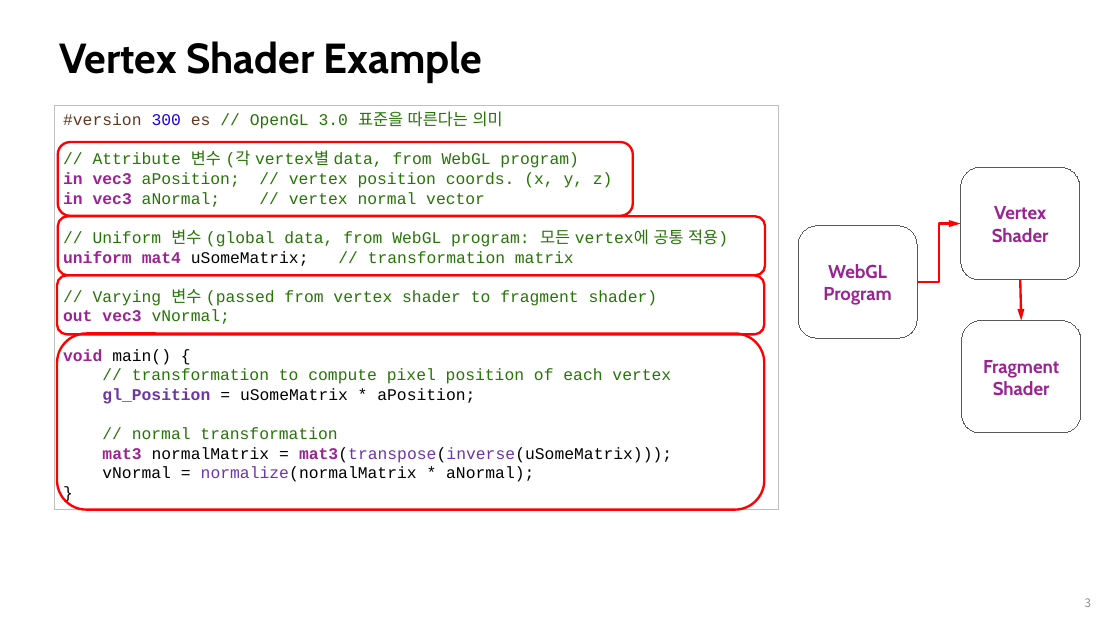
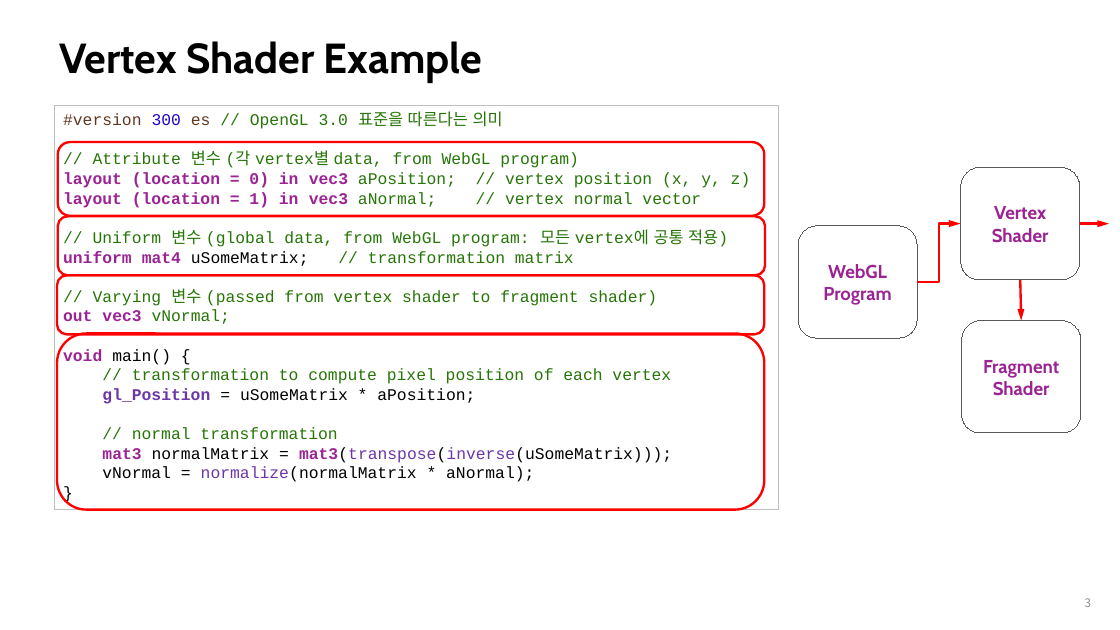
Before and after one commit to nieRmocha/-WebGLDist, a slide deck: slide 3 of Notes/02_1_RenderingBasics.pptx. Drawn at 1120x630 pixels with LibreOffice and Linux fonts; fonts in the diff are those of the drawing. Boxes give left, top, right and bottom in pixels: in the first picture for what was removed or moved away, otherwise in the second. Text is boxed around its words. In the diff, an @@ line names an element or a change of style, - is before the commit and + after.

```diff
--- a/Notes/02_1_RenderingBasics.pptx
+++ b/Notes/02_1_RenderingBasics.pptx
@@ rounded rectangle: place and size @@
-rounded rectangle at (58, 142, 634, 216)
+rounded rectangle at (58, 142, 765, 216)
@@ text in rectangle at (63, 172, 751, 208): text changed @@
-in vec3 aPosition; // vertex position coords. (x, y, z)
-in vec3 aNormal; // vertex normal vector
+layout (location = 0) in vec3 aPosition; // vertex position (x, y, z)
+layout (location = 1) in vec3 aNormal; // vertex normal vector
@@ arrow added from (1080, 223) to (1109, 223), #FF0000 2 pt @@
```
Also in this commit, not shown: 2 other slides changed.
